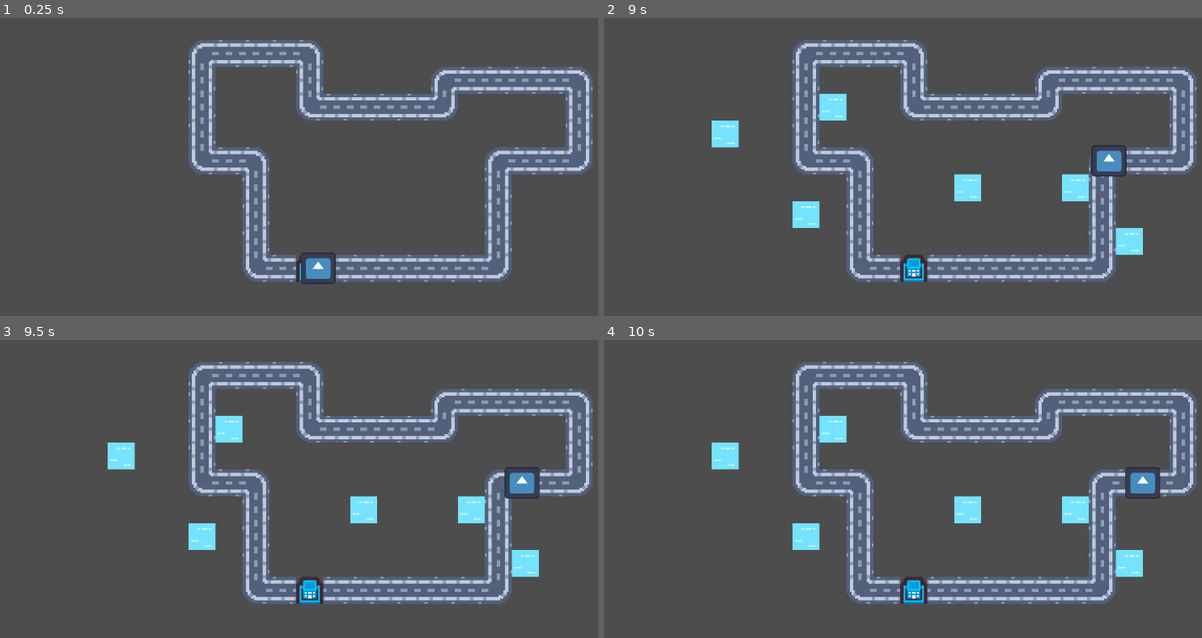
Above: before the commit, frames 1-4 (two rows, left to right).
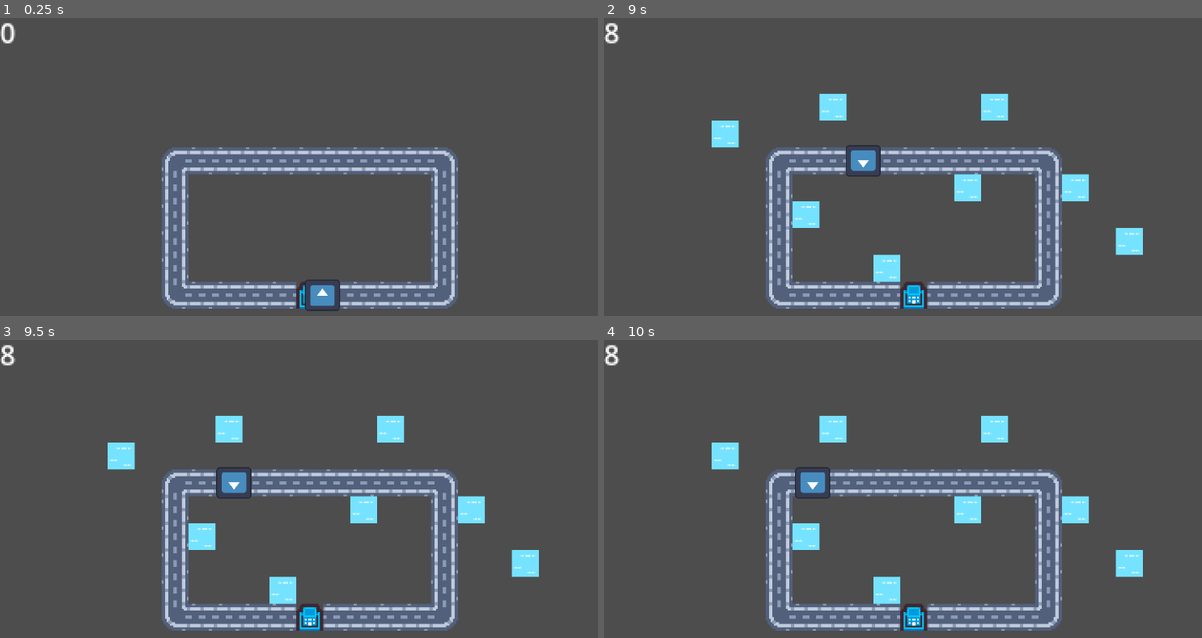
Above: after the commit, the same moments.

Repository: dron47509/runner_game
Game: Godot game, scene res://node_2d.tscn
Same seed, same stepped clock (60 frames per second), same inputs: the game is played once before the commit and once after it. The engine's default icon, where the game draws it, is replaced by a stand-in: a white triangle on a blue panel in a dark square.
Inputs (mouse positions are in pixels of both pictures, inside the frame that each line leads up to):
- Up to frame 1 (0.25 s): no input
- Up to frame 2 (9 s): move the mouse to (1070, 175) at 0.52 s; press the mouse at (1070, 175) at 0.53 s; move the mouse to (795, 211) at 1.27 s; release the mouse at (795, 211) at 1.28 s; click (795, 211) at 1.35 s; move the mouse to (992, 113) at 2.02 s; press the mouse at (992, 113) at 2.03 s; move the mouse to (897, 268) at 2.77 s; release the mouse at (897, 268) at 2.78 s; click (897, 268) at 2.85 s; move the mouse to (1118, 247) at 3.52 s; press the mouse at (1118, 247) at 3.53 s; move the mouse to (735, 140) at 4.27 s; release the mouse at (735, 140) at 4.28 s; click (735, 140) at 4.35 s; move the mouse to (956, 193) at 5.02 s; press the mouse at (956, 193) at 5.03 s; move the mouse to (831, 104) at 5.77 s; release the mouse at (831, 104) at 5.78 s; click (831, 104) at 5.85 s; move the mouse to (1070, 175) at 6.52 s; press the mouse at (1070, 175) at 6.53 s; move the mouse to (795, 211) at 7.27 s; release the mouse at (795, 211) at 7.28 s; click (795, 211) at 7.35 s; move the mouse to (992, 113) at 8.02 s; press the mouse at (992, 113) at 8.03 s; move the mouse to (897, 268) at 8.77 s; release the mouse at (897, 268) at 8.78 s; click (897, 268) at 8.85 s
- Up to frame 3 (9.5 s): no input
- Up to frame 4 (10 s): move the mouse to (1118, 569) at 9.52 s; press the mouse at (1118, 569) at 9.53 s

The runs differ from the first frame. In frame 1, 28% of the frame differs, in the area x 0-100%, y 1-99%; in frame 2, 28%; in frame 3, 28%, in the area x 0-100%, y 1-98%; in frame 4, 28%.

Commit message:
Теперь блоки взаимодействуют друг с другом

Diff:
--- a/Level_tamlate.tscn
+++ b/Level_tamlate.tscn
@@ -9,7 +9,6 @@
 texture = ExtResource("1_ouca7")
 separation = Vector2i(1, 1)
 9:2/0 = 0
-1:2/0 = 0
 
 [sub_resource type="TileSetAtlasSource" id="TileSetAtlasSource_l0c8n"]
 texture = ExtResource("1_ouca7")
@@ -21,10 +20,24 @@
 2:6/0 = 0
 1:7/0 = 0
 
+[sub_resource type="TileSetAtlasSource" id="TileSetAtlasSource_aqr4b"]
+texture = ExtResource("1_ouca7")
+separation = Vector2i(1, 1)
+2:2/0 = 0
+1:2/0 = 0
+1:3/0 = 0
+2:3/0 = 0
+0:3/0 = 0
+0:2/0 = 0
+0:1/0 = 0
+1:1/0 = 0
+2:1/0 = 0
+
 [sub_resource type="TileSet" id="TileSet_6jhdg"]
 navigation_layer_0/layers = 1
 sources/1 = SubResource("TileSetAtlasSource_l0c8n")
 sources/0 = SubResource("TileSetAtlasSource_1dx43")
+sources/2 = SubResource("TileSetAtlasSource_aqr4b")
 
 [sub_resource type="Curve2D" id="Curve2D_to8y6"]
 
@@ -36,6 +49,7 @@
 navigation_visibility_mode = 2
 format = 2
 script = ExtResource("2_k2kts")
+metadata/_edit_horizontal_guides_ = [-56.0]
 
 [node name="Path2D" type="Path2D" parent="."]
 curve = SubResource("Curve2D_to8y6")
@@ -47,3 +61,7 @@
 [node name="Sprite2D" type="Sprite2D" parent="Path2D/PathFollow2D"]
 scale = Vector2(0.163931, 0.146925)
 texture = ExtResource("2_kypy2")
+
+[node name="Label" type="Label" parent="."]
+offset_right = 40.0
+offset_bottom = 23.0
--- a/PathFollow2D.gd
+++ b/PathFollow2D.gd
@@ -8,4 +8,4 @@
 
 # Called every frame. 'delta' is the elapsed time since the previous frame.
 func _process(delta):
-	progress += 20*delta
+	progress += 30*delta
--- /dev/null
+++ b/gui.tscn
@@ -0,0 +1,18 @@
+[gd_scene format=3 uid="uid://cao5hg2uurbek"]
+
+[node name="GUI" type="MarginContainer"]
+offset_right = 110.0
+offset_bottom = 31.0
+
+[node name="HBoxContainer" type="HBoxContainer" parent="."]
+layout_mode = 2
+size_flags_vertical = 0
+alignment = 1
+
+[node name="Button" type="Button" parent="HBoxContainer"]
+layout_mode = 2
+text = "Вода"
+
+[node name="Button2" type="Button" parent="HBoxContainer"]
+layout_mode = 2
+text = "Огонь"
--- a/node_2d.tscn
+++ b/node_2d.tscn
@@ -5,4 +5,4 @@
 [node name="Node2D" type="Node2D"]
 
 [node name="Level_tamplate" parent="." instance=ExtResource("1_oygaj")]
-layer_0/tile_data = PackedInt32Array(589835, 589824, 2, 589836, 131073, 6, 589837, 131073, 6, 589838, 131073, 6, 589839, 131073, 6, 589840, 131073, 6, 589841, 131073, 6, 589842, 196609, 9, 524306, 1, 8, 458770, 1, 8, 393234, 1, 8, 327698, 65537, 7, 327699, 131073, 6, 327700, 131073, 6, 327701, 196609, 9, 131093, 196609, 7, 131088, 65537, 7, 196624, 196609, 9, 196621, 131073, 6, 196619, 65537, 9, 65547, 196609, 7, 65543, 65537, 7, 327687, 65537, 9, 327689, 196609, 7, 589833, 65537, 9, 589834, 131073, 6, 327688, 131073, 6, 65544, 131073, 6, 65545, 131073, 6, 65546, 131073, 6, 196620, 131073, 6, 196622, 131073, 6, 196623, 131073, 6, 131089, 131073, 6, 131090, 131073, 6, 131091, 131073, 6, 131092, 131073, 6, 131079, 1, 8, 196615, 1, 8, 262151, 1, 8, 131083, 1, 8, 393225, 1, 8, 458761, 1, 8, 524297, 1, 8, 196629, 1, 8, 262165, 1, 8)
+layer_0/tile_data = PackedInt32Array(655371, 589824, 2, 655370, 131073, 6, 655369, 131073, 6, 655368, 131073, 6, 655367, 131073, 6, 655372, 131073, 6, 655373, 131073, 6, 655375, 131073, 6, 655374, 131073, 6, 327687, 131073, 6, 327688, 131073, 6, 327689, 131073, 6, 327690, 131073, 6, 327691, 131073, 6, 327692, 131073, 6, 327693, 131073, 6, 327694, 131073, 6, 327695, 131073, 6, 393222, 1, 8, 458758, 1, 8, 524294, 1, 8, 589830, 1, 8, 393232, 1, 8, 458768, 1, 8, 524304, 1, 8, 589840, 1, 8, 327696, 196609, 7, 655366, 65537, 9, 327686, 65537, 7, 655376, 196609, 9)
--- a/tile_map.gd
+++ b/tile_map.gd
@@ -2,6 +2,7 @@
 
 @export var real_scale = 3
 var paths_dots = []
+var number_card = 1
 # Called when the node enters the scene tree for the first time.
 
 func _ready():
@@ -48,5 +49,25 @@
 # Called every frame. 'delta' is the elapsed time since the previous frame.
 func _process(delta):
 	if Input.is_action_pressed("left_click"):
-		if !(local_to_map(get_viewport().get_mouse_position())/real_scale in paths_dots):
-			set_cell(0, local_to_map(get_viewport().get_mouse_position())/real_scale, 0, Vector2i(1, 2))
+		if !(local_to_map(get_viewport().get_mouse_position())/real_scale in paths_dots) and number_card !=0:
+			set_cell(0, local_to_map(get_viewport().get_mouse_position())/real_scale, 2, Vector2i(1, 2))
+			#number_card = 0
+	var water_power = 0
+	var cicle_array = [-1, 0, 1]
+	for x in get_used_cells_by_id(0, 2):
+		for y in get_used_cells_by_id(0, 2):
+			for z in cicle_array:
+				for d in cicle_array:
+					if x.x + z == y.x and x.y + d == y.y:
+						if z == 0 and d == 0:
+							water_power += 1
+						else:
+							water_power += 0.5
+
+
+
+	$Label.text = str(water_power)
+
+
+func _on_control_change_card(number):
+	number_card = number # Replace with function body.
Not shown: 1 places in Level_tamlate.tscn that only renumber resources
